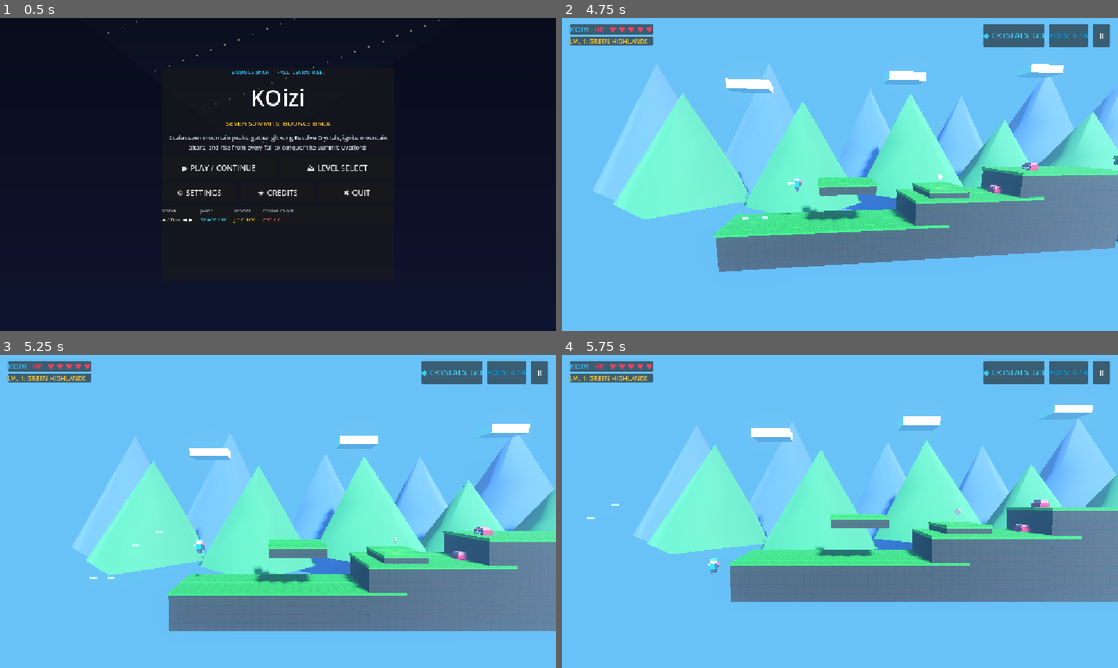
Above: before the commit, frames 1-4 (two rows, left to right).
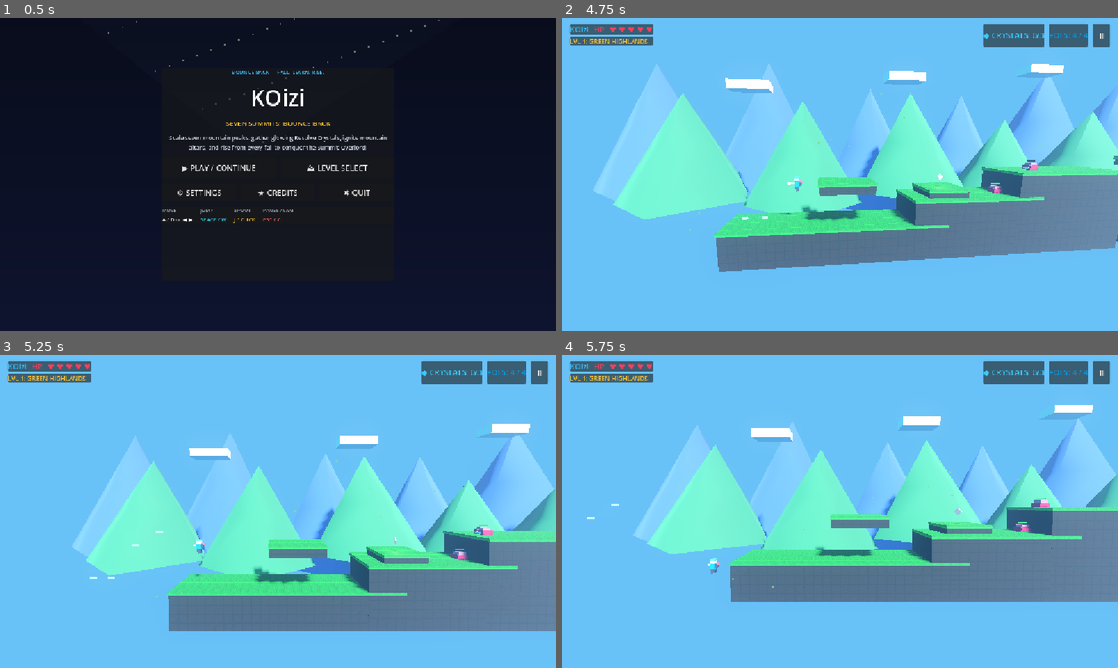
Above: after the commit, the same moments.

Repository: SpanzZzy/Kiozii-Adventure-Game
Game: Godot game, scene res://scenes/ui/main_menu.tscn
The game is run twice, just before and just after one commit, with the same random seed, the same clock (stepped at 60 frames per second) and the same inputs.
Inputs (mouse positions are in pixels of both pictures, inside the frame that each line leads up to):
- Up to frame 1 (0.5 s): no input
- Up to frame 2 (4.75 s): click "▶ PLAY / CONTINUE" at 0.5 s; tap Enter at 1.25 s; move the mouse to (962, 158) at 1.27 s; hold Right (move_right) 1.28-2.03 s; hold J (shoot) 1.28-2.03 s; click (962, 158) at 1.42 s; tap Space (jump) at 1.52, 2.27, 3.77, 4.52 s; move the mouse to (728, 190) at 2.02 s; hold Left (move_left) 2.03-2.78 s; tap C (toggle_camera) at 2.1, 3.6 s; move the mouse to (895, 105) at 2.77 s; hold Right (move_right) 2.78-3.53 s; hold J (shoot) 2.78-3.53 s; move the mouse to (812, 237) at 3.52 s; hold W 3.53-4.28 s; click (812, 237) at 3.67 s; move the mouse to (1006, 221) at 4.27 s; hold Left (move_left) from 4.28 s (still down); hold J (shoot) from 4.28 s (still down)
- Up to frame 3 (5.25 s): keep holding Left (move_left); move the mouse to (111, 464) at 5.02 s; release J (shoot) at 5.03 s; tap C (toggle_camera) at 5.1 s
- Up to frame 4 (5.75 s): keep holding Left (move_left); tap Space (jump) at 5.27 s

Frame 1 is identical in both runs. In frame 2, less than 0.1% of the frame differs, in the area x 22-87%, y 24-68%; in frame 3, less than 0.1%; in frame 4, less than 0.1%.

Commit message:
Implement 3D billboard enemy health bars and level-specific ambient environments across all seven summits

Diff:
--- a/kiozii/scenes/enemies/enemy_golem_3d.tscn
+++ b/kiozii/scenes/enemies/enemy_golem_3d.tscn
@@ -1,23 +1,24 @@
-[gd_scene load_steps=6 format=3]
+[gd_scene load_steps=7 format=3]
 
 [ext_resource type="Script" path="res://scripts/enemy_golem_3d.gd" id="1_golem"]
+[ext_resource type="PackedScene" path="res://scenes/ui/enemy_health_bar_3d.tscn" id="2_health"]
 
 [sub_resource type="BoxShape3D" id="BoxShape3D_golem"]
 size = Vector3(1.6, 1.8, 1.6)
 
 [sub_resource type="StandardMaterial3D" id="Mat_GolemArmor"]
-albedo_color = Color(0.2784, 0.3333, 0.4118, 1.0)
+albedo_color = Color(0.2784, 0.3333, 0.4118, 1)
 metallic = 0.4
 roughness = 0.6
 
 [sub_resource type="StandardMaterial3D" id="Mat_GolemPlates"]
-albedo_color = Color(0.5804, 0.6392, 0.7216, 1.0)
+albedo_color = Color(0.5804, 0.6392, 0.7216, 1)
 roughness = 0.5
 
 [sub_resource type="StandardMaterial3D" id="Mat_GolemVisor"]
-albedo_color = Color(0.9765, 0.451, 0.0863, 1.0)
+albedo_color = Color(0.9765, 0.451, 0.0863, 1)
 emission_enabled = true
-emission = Color(0.9765, 0.451, 0.0863, 1.0)
+emission = Color(0.9765, 0.451, 0.0863, 1)
 
 [node name="EnemyGolem3D" type="CharacterBody3D" groups=["enemies"]]
 collision_layer = 4
@@ -44,3 +45,6 @@
 transform = Transform3D(1, 0, 0, 0, 1, 0, 0, 0, 1, 0.74, 1.25, 0)
 size = Vector3(0.12, 0.22, 0.9)
 material = SubResource("Mat_GolemVisor")
+
+[node name="EnemyHealthBar3D" parent="." instance=ExtResource("2_health")]
+transform = Transform3D(1.25, 0, 0, 0, 1.25, 0, 0, 0, 1.25, 0, 2.15, 0)
--- a/kiozii/scenes/enemies/enemy_scout_3d.tscn
+++ b/kiozii/scenes/enemies/enemy_scout_3d.tscn
@@ -1,16 +1,17 @@
-[gd_scene load_steps=6 format=3]
+[gd_scene load_steps=7 format=3]
 
 [ext_resource type="Script" path="res://scripts/enemy_scout_3d.gd" id="1_scout"]
+[ext_resource type="PackedScene" path="res://scenes/ui/enemy_health_bar_3d.tscn" id="2_health"]
 
 [sub_resource type="BoxShape3D" id="BoxShape3D_scout"]
 size = Vector3(1.15, 1.2, 1.15)
 
 [sub_resource type="StandardMaterial3D" id="Mat_ScoutBody"]
-albedo_color = Color(0.8824, 0.1137, 0.2824, 1.0)
+albedo_color = Color(0.8824, 0.1137, 0.2824, 1)
 roughness = 0.35
 
 [sub_resource type="StandardMaterial3D" id="Mat_ScoutCrest"]
-albedo_color = Color(0.9843, 0.4431, 0.5216, 1.0)
+albedo_color = Color(0.9843, 0.4431, 0.5216, 1)
 roughness = 0.3
 
 [sub_resource type="StandardMaterial3D" id="Mat_ScoutEye"]
@@ -41,3 +42,6 @@
 transform = Transform3D(1, 0, 0, 0, 1, 0, 0, 0, 1, 0.58, 0.55, 0)
 size = Vector3(0.1, 0.22, 0.65)
 material = SubResource("Mat_ScoutEye")
+
+[node name="EnemyHealthBar3D" parent="." instance=ExtResource("2_health")]
+transform = Transform3D(1, 0, 0, 0, 1, 0, 0, 0, 1, 0, 1.45, 0)
--- a/kiozii/scenes/enemies/enemy_sniper_3d.tscn
+++ b/kiozii/scenes/enemies/enemy_sniper_3d.tscn
@@ -1,20 +1,21 @@
-[gd_scene load_steps=6 format=3]
+[gd_scene load_steps=7 format=3]
 
 [ext_resource type="Script" path="res://scripts/enemy_sniper_3d.gd" id="1_sniper"]
+[ext_resource type="PackedScene" path="res://scenes/ui/enemy_health_bar_3d.tscn" id="2_health"]
 
 [sub_resource type="BoxShape3D" id="BoxShape3D_sniper"]
 size = Vector3(1.1, 1.6, 1.1)
 
 [sub_resource type="StandardMaterial3D" id="Mat_Base"]
-albedo_color = Color(0.4863, 0.2275, 0.9294, 1.0)
+albedo_color = Color(0.4863, 0.2275, 0.9294, 1)
 roughness = 0.4
 
 [sub_resource type="StandardMaterial3D" id="Mat_Turret"]
-albedo_color = Color(0.7686, 0.7098, 0.9922, 1.0)
+albedo_color = Color(0.7686, 0.7098, 0.9922, 1)
 roughness = 0.3
 
 [sub_resource type="StandardMaterial3D" id="Mat_Barrel"]
-albedo_color = Color(0.9608, 0.6196, 0.0431, 1.0)
+albedo_color = Color(0.9608, 0.6196, 0.0431, 1)
 metallic = 0.6
 roughness = 0.2
 
@@ -46,3 +47,6 @@
 
 [node name="Muzzle" type="Marker3D" parent="Visuals"]
 transform = Transform3D(1, 0, 0, 0, 1, 0, 0, 0, 1, 1.05, 1.35, 0)
+
+[node name="EnemyHealthBar3D" parent="." instance=ExtResource("2_health")]
+transform = Transform3D(1, 0, 0, 0, 1, 0, 0, 0, 1, 0, 1.85, 0)
--- /dev/null
+++ b/kiozii/scenes/levels/level_ambience_3d.tscn
@@ -0,0 +1,33 @@
+[gd_scene load_steps=5 format=3]
+
+[ext_resource type="Script" path="res://scripts/level_ambience_3d.gd" id="1_amb"]
+
+[sub_resource type="StandardMaterial3D" id="Mat_Particle"]
+transparency = 1
+shading_mode = 0
+billboard_mode = 3
+particles_anim_h_frames = 1
+particles_anim_v_frames = 1
+particles_anim_loop = false
+
+[sub_resource type="QuadMesh" id="Mesh_Particle"]
+material = SubResource("Mat_Particle")
+size = Vector2(0.2, 0.2)
+
+[node name="LevelAmbience3D" type="Node3D"]
+script = ExtResource("1_amb")
+
+[node name="AmbientParticles" type="CPUParticles3D" parent="."]
+amount = 16
+lifetime = 5.0
+preprocess = 2.0
+mesh = SubResource("Mesh_Particle")
+emission_shape = 3
+emission_box_extents = Vector3(24, 9, 4)
+direction = Vector3(1, -0.2, 0)
+spread = 25.0
+gravity = Vector3(1, -1, 0)
+initial_velocity_min = 0.8
+initial_velocity_max = 1.8
+scale_amount_min = 0.7
+scale_amount_max = 1.3
--- a/kiozii/scenes/levels/summit_01.tscn
+++ b/kiozii/scenes/levels/summit_01.tscn
@@ -9,6 +9,7 @@
 [ext_resource type="Texture2D" path="res://textures/pixel_rock.png" id="90_rock_tex"]
 [ext_resource type="Texture2D" path="res://textures/pixel_grass.png" id="91_grass_tex"]
 [ext_resource type="PackedScene" path="res://scenes/levels/resolve_crystal_3d.tscn" id="93_crystal"]
+[ext_resource type="PackedScene" path="res://scenes/levels/level_ambience_3d.tscn" id="94_ambience"]
 
 [sub_resource type="Environment" id="Env_Summit"]
 background_mode = 1
@@ -490,3 +491,6 @@
 [node name="ResolveCrystal_2" parent="." instance=ExtResource("93_crystal")]
 transform = Transform3D(1, 0, 0, 0, 1, 0, 0, 0, 1, 71.5, 8.0, 0.0)
 crystal_id = 2
+
+[node name="LevelAmbience3D" parent="." instance=ExtResource("94_ambience")]
+level_number = 1
--- a/kiozii/scenes/levels/summit_02.tscn
+++ b/kiozii/scenes/levels/summit_02.tscn
@@ -10,6 +10,7 @@
 [ext_resource type="Texture2D" path="res://textures/pixel_rock.png" id="90_rock_tex"]
 [ext_resource type="Texture2D" path="res://textures/pixel_grass.png" id="91_grass_tex"]
 [ext_resource type="PackedScene" path="res://scenes/levels/resolve_crystal_3d.tscn" id="93_crystal"]
+[ext_resource type="PackedScene" path="res://scenes/levels/level_ambience_3d.tscn" id="94_ambience"]
 
 [sub_resource type="Environment" id="Env_Summit"]
 background_mode = 1
@@ -475,3 +476,6 @@
 [node name="ResolveCrystal_2" parent="." instance=ExtResource("93_crystal")]
 transform = Transform3D(1, 0, 0, 0, 1, 0, 0, 0, 1, 86.5, 4.0, 0.0)
 crystal_id = 2
+
+[node name="LevelAmbience3D" parent="." instance=ExtResource("94_ambience")]
+level_number = 2
--- a/kiozii/scenes/levels/summit_03.tscn
+++ b/kiozii/scenes/levels/summit_03.tscn
@@ -11,6 +11,7 @@
 [ext_resource type="Texture2D" path="res://textures/pixel_rock.png" id="90_rock_tex"]
 [ext_resource type="Texture2D" path="res://textures/pixel_grass.png" id="91_grass_tex"]
 [ext_resource type="PackedScene" path="res://scenes/levels/resolve_crystal_3d.tscn" id="93_crystal"]
+[ext_resource type="PackedScene" path="res://scenes/levels/level_ambience_3d.tscn" id="94_ambience"]
 
 [sub_resource type="Environment" id="Env_Summit"]
 background_mode = 1
@@ -447,3 +448,6 @@
 [node name="ResolveCrystal_2" parent="." instance=ExtResource("93_crystal")]
 transform = Transform3D(1, 0, 0, 0, 1, 0, 0, 0, 1, 77.25, 9.5, 0.0)
 crystal_id = 2
+
+[node name="LevelAmbience3D" parent="." instance=ExtResource("94_ambience")]
+level_number = 3
--- a/kiozii/scenes/levels/summit_04.tscn
+++ b/kiozii/scenes/levels/summit_04.tscn
@@ -11,6 +11,7 @@
 [ext_resource type="Texture2D" path="res://textures/pixel_rock.png" id="90_rock_tex"]
 [ext_resource type="Texture2D" path="res://textures/pixel_grass.png" id="91_grass_tex"]
 [ext_resource type="PackedScene" path="res://scenes/levels/resolve_crystal_3d.tscn" id="93_crystal"]
+[ext_resource type="PackedScene" path="res://scenes/levels/level_ambience_3d.tscn" id="94_ambience"]
 
 [sub_resource type="Environment" id="Env_Summit"]
 background_mode = 1
@@ -429,3 +430,6 @@
 [node name="ResolveCrystal_2" parent="." instance=ExtResource("93_crystal")]
 transform = Transform3D(1, 0, 0, 0, 1, 0, 0, 0, 1, 98.0, 11.0, 0.0)
 crystal_id = 2
+
+[node name="LevelAmbience3D" parent="." instance=ExtResource("94_ambience")]
+level_number = 4
--- a/kiozii/scenes/levels/summit_05.tscn
+++ b/kiozii/scenes/levels/summit_05.tscn
@@ -12,6 +12,7 @@
 [ext_resource type="Texture2D" path="res://textures/pixel_grass.png" id="91_grass_tex"]
 [ext_resource type="PackedScene" path="res://scenes/levels/checkpoint_altar_3d.tscn" id="92_altar"]
 [ext_resource type="PackedScene" path="res://scenes/levels/resolve_crystal_3d.tscn" id="93_crystal"]
+[ext_resource type="PackedScene" path="res://scenes/levels/level_ambience_3d.tscn" id="94_ambience"]
 
 [sub_resource type="Environment" id="Env_Summit"]
 background_mode = 1
@@ -460,3 +461,6 @@
 [node name="ResolveCrystal_2" parent="." instance=ExtResource("93_crystal")]
 transform = Transform3D(1, 0, 0, 0, 1, 0, 0, 0, 1, 89.5, 10.5, 0.0)
 crystal_id = 2
+
+[node name="LevelAmbience3D" parent="." instance=ExtResource("94_ambience")]
+level_number = 5
--- a/kiozii/scenes/levels/summit_06.tscn
+++ b/kiozii/scenes/levels/summit_06.tscn
@@ -12,6 +12,7 @@
 [ext_resource type="Texture2D" path="res://textures/pixel_grass.png" id="91_grass_tex"]
 [ext_resource type="PackedScene" path="res://scenes/levels/checkpoint_altar_3d.tscn" id="92_altar"]
 [ext_resource type="PackedScene" path="res://scenes/levels/resolve_crystal_3d.tscn" id="93_crystal"]
+[ext_resource type="PackedScene" path="res://scenes/levels/level_ambience_3d.tscn" id="94_ambience"]
 
 [sub_resource type="Environment" id="Env_Summit"]
 background_mode = 1
@@ -480,3 +481,6 @@
 [node name="ResolveCrystal_2" parent="." instance=ExtResource("93_crystal")]
 transform = Transform3D(1, 0, 0, 0, 1, 0, 0, 0, 1, 87.0, 4.0, 0.0)
 crystal_id = 2
+
+[node name="LevelAmbience3D" parent="." instance=ExtResource("94_ambience")]
+level_number = 6
--- a/kiozii/scenes/levels/summit_07.tscn
+++ b/kiozii/scenes/levels/summit_07.tscn
@@ -8,6 +8,7 @@
 [ext_resource type="Texture2D" path="res://textures/pixel_rock.png" id="90_rock_tex"]
 [ext_resource type="Texture2D" path="res://textures/pixel_grass.png" id="91_grass_tex"]
 [ext_resource type="PackedScene" path="res://scenes/levels/resolve_crystal_3d.tscn" id="93_crystal"]
+[ext_resource type="PackedScene" path="res://scenes/levels/level_ambience_3d.tscn" id="94_ambience"]
 
 [sub_resource type="Environment" id="Env_Summit"]
 background_mode = 1
@@ -284,3 +285,6 @@
 [node name="ResolveCrystal_2" parent="." instance=ExtResource("93_crystal")]
 transform = Transform3D(1, 0, 0, 0, 1, 0, 0, 0, 1, 37.75, 6.0, 0.0)
 crystal_id = 2
+
+[node name="LevelAmbience3D" parent="." instance=ExtResource("94_ambience")]
+level_number = 7
--- /dev/null
+++ b/kiozii/scenes/ui/enemy_health_bar_3d.tscn
@@ -0,0 +1,34 @@
+[gd_scene load_steps=6 format=3]
+
+[ext_resource type="Script" path="res://scripts/enemy_health_bar_3d.gd" id="1_bar"]
+
+[sub_resource type="StandardMaterial3D" id="Mat_Bg"]
+shading_mode = 0
+albedo_color = Color(0.1, 0.12, 0.15, 0.85)
+render_priority = 1
+
+[sub_resource type="QuadMesh" id="Mesh_Bg"]
+size = Vector2(1.15, 0.15)
+
+[sub_resource type="StandardMaterial3D" id="Mat_Fill"]
+shading_mode = 0
+albedo_color = Color(0.2, 0.88, 0.38, 1)
+render_priority = 2
+
+[sub_resource type="QuadMesh" id="Mesh_Fill"]
+size = Vector2(1.1, 0.11)
+
+[node name="EnemyHealthBar3D" type="Node3D"]
+script = ExtResource("1_bar")
+
+[node name="Background" type="MeshInstance3D" parent="."]
+material_override = SubResource("Mat_Bg")
+mesh = SubResource("Mesh_Bg")
+
+[node name="FillPivot" type="Node3D" parent="."]
+transform = Transform3D(1, 0, 0, 0, 1, 0, 0, 0, 1, -0.55, 0, 0.01)
+
+[node name="Fill" type="MeshInstance3D" parent="FillPivot"]
+transform = Transform3D(1, 0, 0, 0, 1, 0, 0, 0, 1, 0.55, 0, 0)
+material_override = SubResource("Mat_Fill")
+mesh = SubResource("Mesh_Fill")
--- a/kiozii/scripts/audio_manager.gd
+++ b/kiozii/scripts/audio_manager.gd
@@ -13,7 +13,19 @@
 var checkpoint_sfx = preload("res://audio/checkpoint.wav")
 var second_wind_sfx = preload("res://audio/second_wind.wav")
 
+# LEVEL AMBIENCE STREAMS
+var ambient_streams = {
+	1: preload("res://audio/ambience_highlands.wav"),
+	2: preload("res://audio/ambience_autumn.wav"),
+	3: preload("res://audio/ambience_canyon.wav"),
+	4: preload("res://audio/ambience_frozen.wav"),
+	5: preload("res://audio/ambience_crystals.wav"),
+	6: preload("res://audio/ambience_embers.wav"),
+	7: preload("res://audio/ambience_summit.wav")
+}
+
 var audio_players: Array[AudioStreamPlayer] = []
+var ambient_player: AudioStreamPlayer = null
 const POOL_SIZE = 8
 var current_player: int = 0
 var muted: bool = false
@@ -29,10 +41,21 @@
 		add_child(p)
 		audio_players.append(p)
 
+	# DEDICATED AMBIENCE LOOP PLAYER
+	ambient_player = AudioStreamPlayer.new()
+	add_child(ambient_player)
+	ambient_player.finished.connect(Callable(self, "_on_ambient_finished"))
+
+func _on_ambient_finished() -> void:
+	if ambient_player and ambient_player.stream and not muted:
+		ambient_player.play()
+
 func set_volumes(m: float, mus: float, s: float) -> void:
 	master_vol_db = linear_to_db(clampf(m, 0.0001, 1.0))
 	music_vol_db = linear_to_db(clampf(mus, 0.0001, 1.0))
 	sfx_vol_db = linear_to_db(clampf(s, 0.0001, 1.0))
+	if ambient_player and ambient_player.playing:
+		ambient_player.volume_db = -9.0 + music_vol_db + master_vol_db
 
 func play_sfx(stream: AudioStream, base_volume_db: float = 0.0) -> void:
 	if muted or stream == null:
@@ -42,6 +65,21 @@
 	player.stream = stream
 	player.volume_db = base_volume_db + sfx_vol_db + master_vol_db
 	player.play()
+
+func play_level_ambience(level_idx: int) -> void:
+	if muted:
+		return
+	var stream = ambient_streams.get(level_idx, null)
+	if stream and ambient_player:
+		if ambient_player.stream != stream:
+			ambient_player.stream = stream
+		ambient_player.volume_db = -9.0 + music_vol_db + master_vol_db
+		if not ambient_player.playing:
+			ambient_player.play()
+
+func stop_level_ambience() -> void:
+	if ambient_player:
+		ambient_player.stop()
 
 func play_shoot() -> void: play_sfx(shoot_sfx, -3.0)
 func play_jump() -> void: play_sfx(jump_sfx, -2.0)
@@ -57,4 +95,8 @@
 
 func toggle_mute() -> bool:
 	muted = not muted
+	if muted and ambient_player:
+		ambient_player.stop()
+	elif not muted and ambient_player and ambient_player.stream:
+		ambient_player.play()
 	return muted
--- a/kiozii/scripts/enemy_golem_3d.gd
+++ b/kiozii/scripts/enemy_golem_3d.gd
@@ -12,11 +12,14 @@
 var base_speed: float = 4.5
 
 @onready var visual_root: Node3D = $Visuals
+@onready var health_bar: Node3D = $EnemyHealthBar3D
 
 func _ready() -> void:
 	add_to_group("enemies")
 	apply_level_scaling()
 	current_health = max_health
+	if health_bar:
+		health_bar.set_health(current_health, max_health)
 
 func apply_level_scaling() -> void:
 	var lvl = GameManager.current_level_idx + 1
@@ -63,9 +66,11 @@
 			collider.take_damage(1, dir, "Crushed by an armored ridge golem!")
 
 func take_damage(amount: int) -> void:
-	current_health -= amount
+	current_health = clampi(current_health - amount, 0, max_health)
 	hit_flash = 0.12
 	AudioManager.play_enemy_hit()
+	if health_bar:
+		health_bar.set_health(current_health, max_health)
 	if current_health <= 0:
 		die()
 
--- /dev/null
+++ b/kiozii/scripts/enemy_health_bar_3d.gd
@@ -0,0 +1,48 @@
+extends Node3D
+
+# ENEMY FLOATING 3D HEALTH BAR
+
+@onready var fill_mesh: MeshInstance3D = $FillPivot/Fill
+@onready var fill_pivot: Node3D = $FillPivot
+
+var fill_mat: StandardMaterial3D
+var current_ratio: float = 1.0
+
+func _ready() -> void:
+	# DUPLICATE MATERIAL FOR UNIQUE INSTANCE PER ENEMY
+	if fill_mesh and fill_mesh.material_override:
+		fill_mat = fill_mesh.material_override.duplicate()
+		fill_mesh.material_override = fill_mat
+	else:
+		fill_mat = StandardMaterial3D.new()
+		fill_mat.shading_mode = BaseMaterial3D.SHADING_MODE_UNSHADED
+		fill_mat.albedo_color = Color(0.2, 0.88, 0.38, 1.0)
+		fill_mat.render_priority = 2
+		if fill_mesh:
+			fill_mesh.material_override = fill_mat
+
+func _process(_delta: float) -> void:
+	# ALWAYS FACE ACTIVE CAMERA
+	var cam = get_viewport().get_camera_3d()
+	if cam:
+		global_transform.basis = cam.global_transform.basis
+
+func set_health(current: int, max_hp: int) -> void:
+	if max_hp <= 0:
+		return
+	var clamped_hp = clampi(current, 0, max_hp)
+	var target_ratio = clampf(float(clamped_hp) / float(max_hp), 0.0, 1.0)
+	current_ratio = target_ratio
+
+	# UPDATE FILL SCALE
+	if fill_pivot:
+		fill_pivot.scale.x = target_ratio
+
+	# UPDATE HEALTH COLOR BASED ON THRESHOLDS
+	if fill_mat:
+		if target_ratio > 0.60:
+			fill_mat.albedo_color = Color(0.2, 0.88, 0.38, 1.0) # GREEN (HIGH)
+		elif target_ratio > 0.25:
+			fill_mat.albedo_color = Color(0.96, 0.82, 0.18, 1.0) # YELLOW (MODERATE)
+		else:
+			fill_mat.albedo_color = Color(0.95, 0.22, 0.25, 1.0) # RED (CRITICAL)
--- a/kiozii/scripts/enemy_scout_3d.gd
+++ b/kiozii/scripts/enemy_scout_3d.gd
@@ -12,11 +12,14 @@
 var base_speed: float = 3.8
 
 @onready var visual_root: Node3D = $Visuals
+@onready var health_bar: Node3D = $EnemyHealthBar3D
 
 func _ready() -> void:
 	add_to_group("enemies")
 	apply_level_scaling()
 	current_health = max_health
+	if health_bar:
+		health_bar.set_health(current_health, max_health)
 
 func apply_level_scaling() -> void:
 	var lvl = GameManager.current_level_idx + 1
@@ -63,9 +66,11 @@
 			collider.take_damage(1, dir, "Ambushed by a ridge scout!")
 
 func take_damage(amount: int) -> void:
-	current_health -= amount
+	current_health = clampi(current_health - amount, 0, max_health)
 	hit_flash = 0.12
 	AudioManager.play_enemy_hit()
+	if health_bar:
+		health_bar.set_health(current_health, max_health)
 	if current_health <= 0:
 		die()
 
--- a/kiozii/scripts/enemy_sniper_3d.gd
+++ b/kiozii/scripts/enemy_sniper_3d.gd
@@ -13,12 +13,15 @@
 var bullet_scene = preload("res://scenes/weapons/enemy_bullet_3d.tscn")
 @onready var visual_root: Node3D = $Visuals
 @onready var muzzle: Marker3D = $Visuals/Muzzle
+@onready var health_bar: Node3D = $EnemyHealthBar3D
 var player_node: Node3D = null
 
 func _ready() -> void:
 	add_to_group("enemies")
 	apply_level_scaling()
 	current_health = max_health
+	if health_bar:
+		health_bar.set_health(current_health, max_health)
 
 func apply_level_scaling() -> void:
 	var lvl = GameManager.current_level_idx + 1
@@ -74,9 +77,11 @@
 		get_parent().add_child(bullet)
 
 func take_damage(amount: int) -> void:
-	current_health -= amount
+	current_health = clampi(current_health - amount, 0, max_health)
 	hit_flash = 0.12
 	AudioManager.play_enemy_hit()
+	if health_bar:
+		health_bar.set_health(current_health, max_health)
 	if current_health <= 0:
 		die()
 
--- /dev/null
+++ b/kiozii/scripts/level_ambience_3d.gd
@@ -0,0 +1,101 @@
+extends Node3D
+
+# LEVEL-SPECIFIC AMBIENT ENVIRONMENT CONTROLLER
+@export var level_number: int = 1
+
+@onready var particles: CPUParticles3D = $AmbientParticles
+
+var particle_mat: StandardMaterial3D
+
+func _ready() -> void:
+	if particles and particles.mesh and particles.mesh.material:
+		particle_mat = particles.mesh.material.duplicate()
+		particles.mesh.material = particle_mat
+	elif particles:
+		particle_mat = StandardMaterial3D.new()
+		particle_mat.shading_mode = BaseMaterial3D.SHADING_MODE_UNSHADED
+		particle_mat.billboard_mode = BaseMaterial3D.BILLBOARD_PARTICLES
+		particle_mat.transparency = BaseMaterial3D.TRANSPARENCY_ALPHA
+		var quad = QuadMesh.new()
+		quad.size = Vector2(0.2, 0.2)
+		quad.material = particle_mat
+		particles.mesh = quad
+
+	setup_theme(level_number)
+	apply_quality_preset(SettingsManager.graphics_preset)
+
+	if SettingsManager.has_signal("graphics_preset_changed"):
+		SettingsManager.connect("graphics_preset_changed", Callable(self, "apply_quality_preset"))
+
+	if AudioManager:
+		AudioManager.play_level_ambience(level_number)
+
+func apply_quality_preset(preset_idx: int) -> void:
+	if not particles:
+		return
+	if preset_idx == 0: # LOW (DEFAULT)
+		particles.amount = 16
+	elif preset_idx == 1: # MEDIUM
+		particles.amount = 36
+	else: # HIGH
+		particles.amount = 64
+
+func setup_theme(lvl: int) -> void:
+	if not particles or not particle_mat:
+		return
+
+	particles.emission_shape = CPUParticles3D.EMISSION_SHAPE_BOX
+	particles.emission_box_extents = Vector3(24.0, 9.0, 4.0)
+	particles.local_coords = false
+	particles.lifetime = 5.0
+
+	match lvl:
+		1: # SUMMIT 1 - GREEN HIGHLANDS (GENTLE WIND, DRIFTING LEAVES)
+			particle_mat.albedo_color = Color(0.42, 0.72, 0.28, 0.75)
+			particles.gravity = Vector3(1.2, -1.2, 0.0)
+			particles.initial_velocity_min = 0.8
+			particles.initial_velocity_max = 1.8
+		2: # SUMMIT 2 - AUTUMN PEAKS (FALLING ORANGE & BROWN LEAVES)
+			particle_mat.albedo_color = Color(0.85, 0.45, 0.15, 0.85)
+			particles.gravity = Vector3(0.9, -1.6, 0.0)
+			particles.initial_velocity_min = 0.6
+			particles.initial_velocity_max = 1.5
+		3: # SUMMIT 3 - ROCKY CANYON (DRIFTING DUST & CANYON WIND)
+			particle_mat.albedo_color = Color(0.78, 0.70, 0.55, 0.45)
+			particles.gravity = Vector3(2.6, -0.4, 0.0)
+			particles.initial_velocity_min = 1.8
+			particles.initial_velocity_max = 3.5
+		4: # SUMMIT 4 - FROZEN RIDGE (GENTLE SNOWFALL & COLD MOUNTAIN WIND)
+			particle_mat.albedo_color = Color(0.95, 0.98, 1.0, 0.85)
+			particles.gravity = Vector3(0.5, -1.8, 0.0)
+			particles.initial_velocity_min = 0.5
+			particles.initial_velocity_max = 1.4
+		5: # SUMMIT 5 - CRYSTAL MOUNTAINS (CRYSTAL ILLUMINATION & FLOATING SPARKLES)
+			particle_mat.albedo_color = Color(0.65, 0.88, 1.0, 0.85)
+			particle_mat.emission_enabled = true
+			particle_mat.emission = Color(0.5, 0.8, 1.0, 1.0)
+			particle_mat.emission_energy_multiplier = 1.6
+			particles.gravity = Vector3(0.2, 0.3, 0.0)
+			particles.initial_velocity_min = 0.4
+			particles.initial_velocity_max = 1.2
+		6: # SUMMIT 6 - EMBER SUMMIT (FLOATING EMBERS & VOLCANIC AMBIENCE)
+			particle_mat.albedo_color = Color(1.0, 0.48, 0.1, 0.9)
+			particle_mat.emission_enabled = true
+			particle_mat.emission = Color(1.0, 0.35, 0.0, 1.0)
+			particle_mat.emission_energy_multiplier = 2.2
+			particles.gravity = Vector3(0.8, 1.6, 0.0)
+			particles.initial_velocity_min = 0.8
+			particles.initial_velocity_max = 2.0
+		7: # SUMMIT 7 - THE FINAL SUMMIT (STRONGER WIND & DRIFTING CLOUDS)
+			particle_mat.albedo_color = Color(0.88, 0.92, 0.98, 0.35)
+			particles.gravity = Vector3(3.8, -0.2, 0.0)
+			particles.initial_velocity_min = 2.5
+			particles.initial_velocity_max = 4.8
+
+func _physics_process(_delta: float) -> void:
+	# TRACK ACTIVE CAMERA TO IMMERSE VIEWPORT
+	var cam = get_viewport().get_camera_3d()
+	if cam:
+		global_position.x = cam.global_position.x
+		global_position.y = cam.global_position.y
+		global_position.z = 0.0
--- a/kiozii/scripts/settings_manager.gd
+++ b/kiozii/scripts/settings_manager.gd
@@ -1,4 +1,7 @@
 extends Node
+
+# GRAPHICS PRESET SIGNAL
+signal graphics_preset_changed(preset_idx)
 
 # SETTINGS DATA MODEL - DEFAULT LOW PRESET
 var master_volume: float = 1.0
@@ -106,7 +109,7 @@
 		bloom_enabled = false
 		msaa_quality = 0
 		vsync = false
-		fps_cap = 120
+		fps_cap = 60
 	elif preset_idx == 1: # MEDIUM
 		shadow_quality = 1
 		fog_enabled = true
@@ -120,8 +123,9 @@
 		bloom_enabled = true
 		msaa_quality = 2
 		vsync = true
-		fps_cap = 0
+		fps_cap = 60
 	apply_graphics_settings()
+	emit_signal("graphics_preset_changed", preset_idx)
 	save_settings()
 
 # INPUT REBINDING SYSTEM
Not shown, added: kiozii/audio/ambience_autumn.wav.import
Not shown, added: kiozii/audio/ambience_canyon.wav.import
Not shown, added: kiozii/audio/ambience_crystals.wav.import
Not shown, added: kiozii/audio/ambience_embers.wav.import
Not shown, added: kiozii/audio/ambience_frozen.wav.import
Not shown, added: kiozii/audio/ambience_highlands.wav.import
Not shown, added: kiozii/audio/ambience_summit.wav.import
Not shown, added: kiozii/scripts/enemy_health_bar_3d.gd.uid
Not shown, added: kiozii/scripts/level_ambience_3d.gd.uid
Not shown, added: kiozii/audio/ambience_autumn.wav
Not shown, added: kiozii/audio/ambience_canyon.wav
Not shown, added: kiozii/audio/ambience_crystals.wav
(and 4 more such lines)
